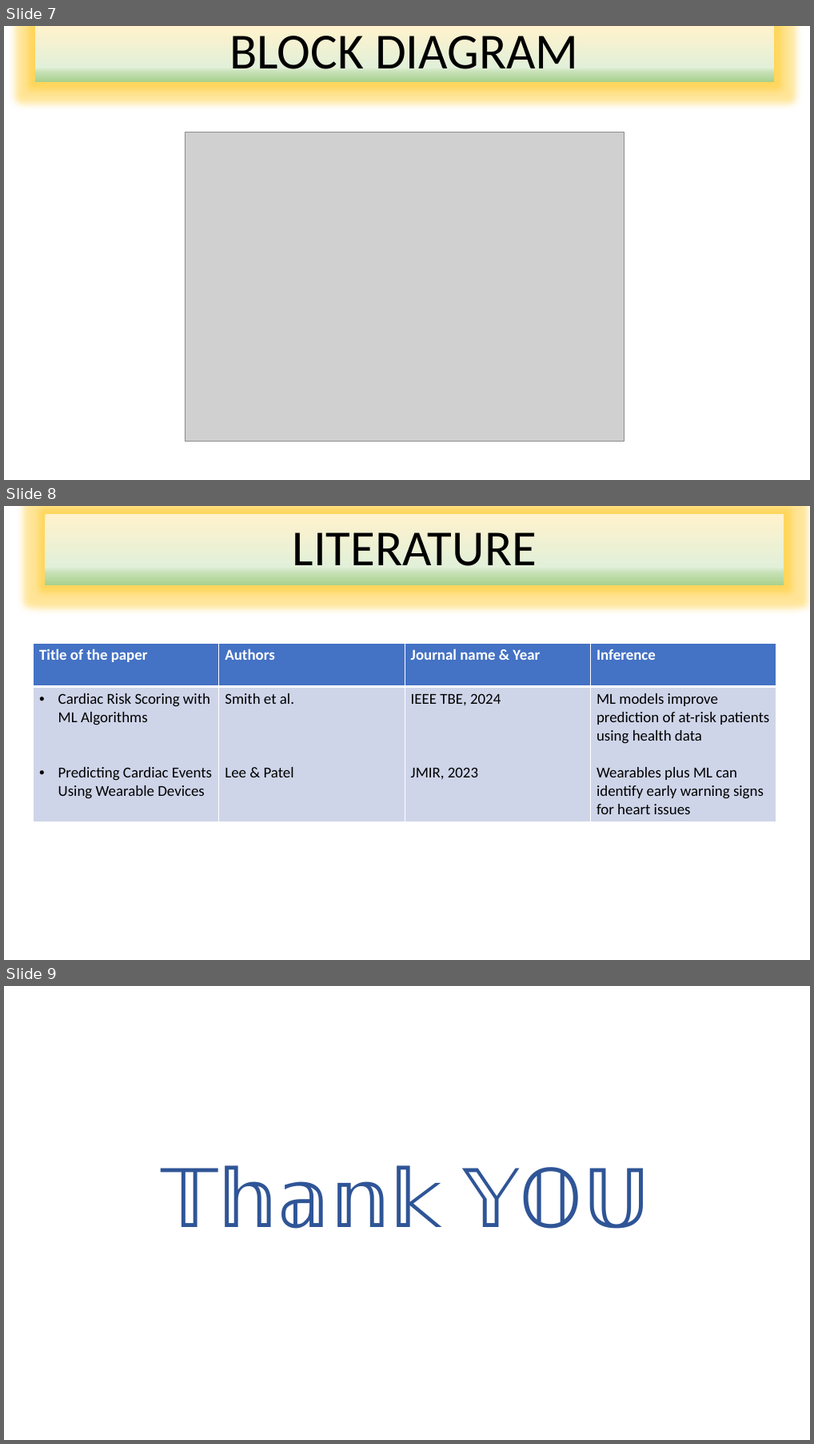
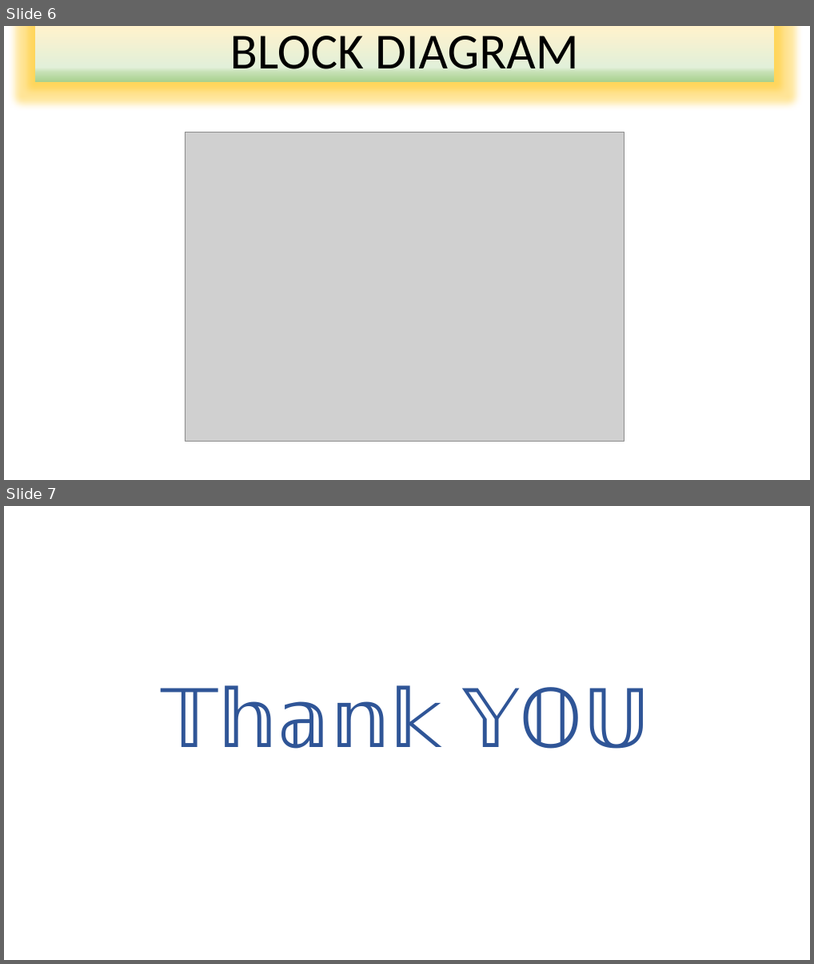
Before and after one commit to mekalanarendrakumar/ml-cardiac-risk-predictor, a slide deck: PPT Format for presentation.pptx. Shown one above the other, each under a label of ours: slides 7, 8 and 9 before the commit, slides 6 and 7 after it. The pictures are 814x1444 and 814x964 pixels, drawn with LibreOffice and Linux fonts; fonts in the diff are those of the drawing; grey boxes stand for pictures. Boxes give left, top, right and bottom in pixels: in the first picture for what was removed or moved away, otherwise in the second. Text is boxed around its words. In the diff, an @@ line names an element or a change of style, - is before the commit and + after.

```diff
--- a/PPT Format for presentation.pptx
+++ b/PPT Format for presentation.pptx
@@ slide 8 removed at [4,506,810,960], background #FFFFFF @@
@@ rectangle removed at [45,514,784,585] @@
-LITERATURE
@@ table removed at [33,643,776,820], 2 rows, 4 columns @@
-Title of the paper | Authors | Journal name & Year | Inference
-Cardiac Risk Scoring with ML Algorithms / Predicting Cardiac Events Using Wearable Devices | Smith et al. / Lee & Patel | IEEE TBE, 2024 / JMIR, 2023 | ML models improve prediction of at-risk patients using health data / Wearables plus ML can identify early warning signs for heart issues
@@ what was slide 7 is now slide 6 @@
@@ what was slide 9 is now slide 7 @@
```
Also in this commit, not shown: 1 slide changed, 1 other slide removed.
